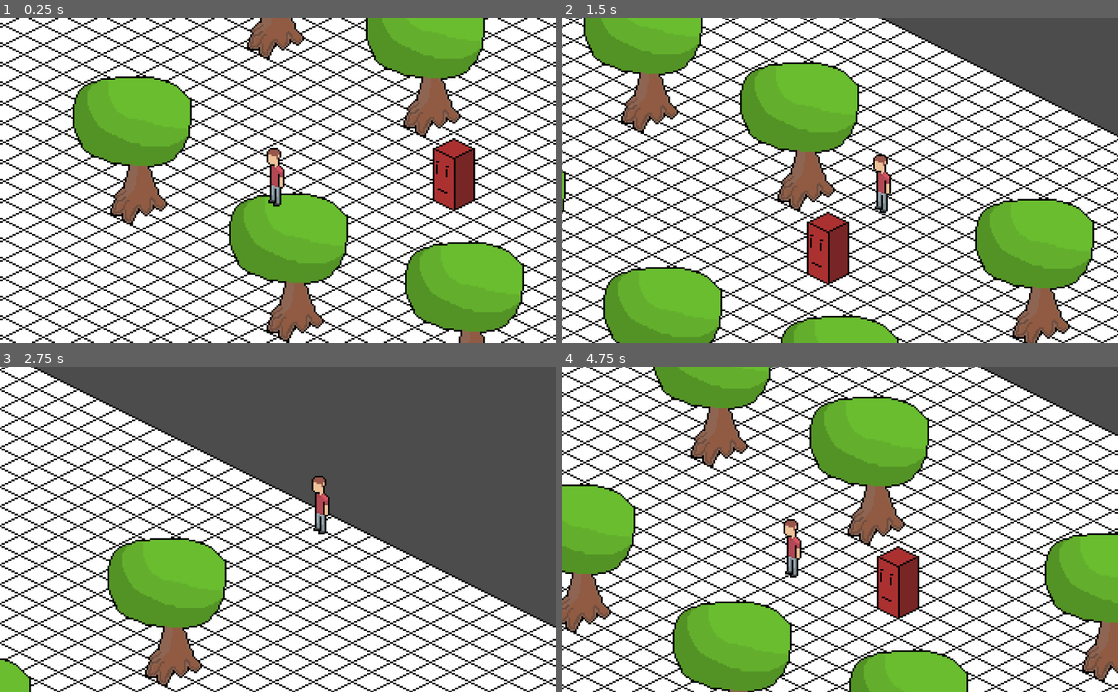
Above: before the commit, frames 1-4 (two rows, left to right).
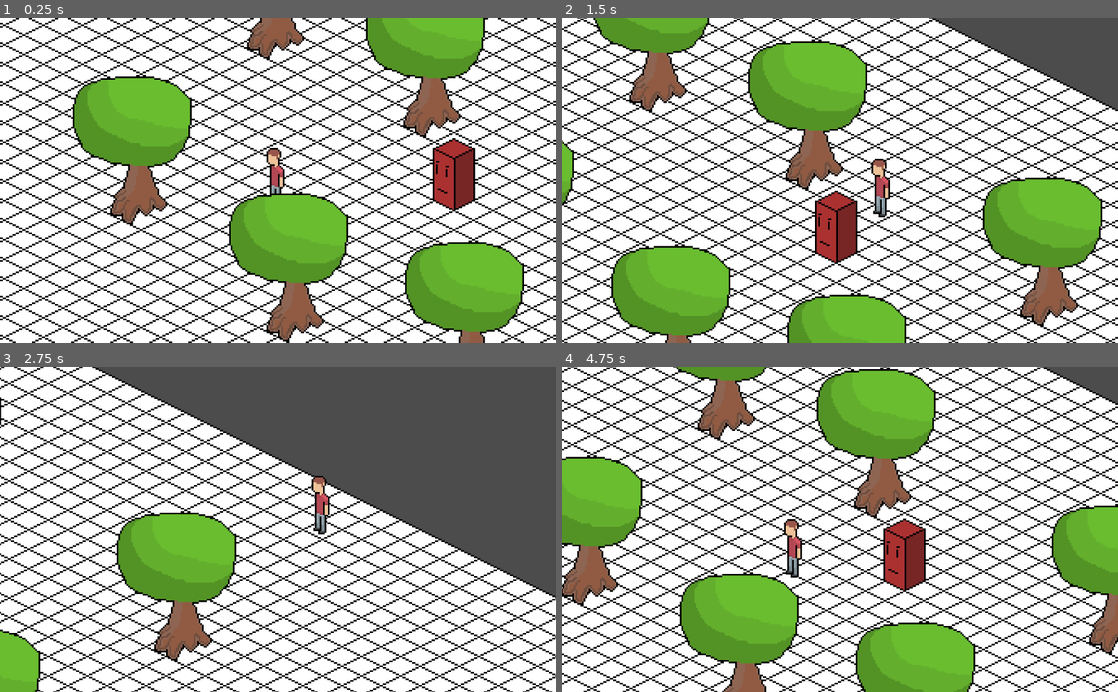
Above: after the commit, the same moments.

Repository: TyGuy54/Game_Project
Game: Godot game, scene res://Worlds/World.tscn
Same seed, same stepped clock (60 frames per second), same inputs: the game is played once before the commit and once after it. The project has no main scene, so this scene is started directly.
Inputs:
- Up to frame 1 (0.25 s): no input
- Up to frame 2 (1.5 s): tap Enter at 0.5 s; hold Right (ui_right) 0.53-1.28 s; hold Space (attack) 0.53-1.28 s; hold Down (ui_down) from 1.28 s (still down); tap Space (attack) at 1.35 s
- Up to frame 3 (2.75 s): release Down (ui_down) at 2.03 s; hold Right (ui_right) from 2.03 s (still down); hold Space (attack) from 2.03 s (still down)
- Up to frame 4 (4.75 s): release Right (ui_right) at 2.78 s; release Space (attack) at 2.78 s; hold Up (ui_up) 2.78-3.53 s; tap Space (attack) at 2.85, 4.35 s; hold Space (attack) 3.53-4.28 s; hold Left (ui_left) from 3.53 s (still down)

The runs differ from the first frame. In frame 1, less than 0.1% of the frame differs, in the area x 48-51%, y 53-59%; in frame 2, 48%; in frame 3, 34%; in frame 4, 54%, in the area x 0-100%, y 0-100%.

Commit message:
added YSorting kinda, theres still some bugs

Diff:
--- a/Isometric Game Project/Worlds/World.tscn
+++ b/Isometric Game Project/Worlds/World.tscn
@@ -17,6 +17,9 @@
 
 [sub_resource type="ConvexPolygonShape2D" id=6]
 points = PoolVector2Array( 11, 9, 11, 24, 6, 24, 6, 8 )
+
+[sub_resource type="ConvexPolygonShape2D" id=7]
+points = PoolVector2Array( 61.003, 66.5098, 68.4451, 78.6033, 64.7241, 83.2547, 59.375, 80.4639, 55.8865, 85.5804, 50.5374, 82.7896, 45.4209, 89.9992, 33.3274, 84.8827, 36.5833, 70.9286 )
 
 [sub_resource type="TileSet" id=2]
 0/name = "white_tile1.png 0"
@@ -96,9 +99,16 @@
 3/navigation_offset = Vector2( 0, 0 )
 3/shape_offset = Vector2( 0, 0 )
 3/shape_transform = Transform2D( 1, 0, 0, 1, 0, 0 )
+3/shape = SubResource( 7 )
 3/shape_one_way = false
-3/shape_one_way_margin = 0.0
-3/shapes = [  ]
+3/shape_one_way_margin = 1.0
+3/shapes = [ {
+"autotile_coord": Vector2( 0, 0 ),
+"one_way": false,
+"one_way_margin": 1.0,
+"shape": SubResource( 7 ),
+"shape_transform": Transform2D( 1, 0, 0, 1, 0, 0 )
+} ]
 3/z_index = 0
 
 [node name="World" type="Node2D"]
@@ -115,7 +125,13 @@
 12"
 }
 
-[node name="Wall" type="TileMap" parent="."]
+[node name="Player" parent="." instance=ExtResource( 3 )]
+position = Vector2( 76, 100 )
+speed = 150
+
+[node name="YSort" type="YSort" parent="."]
+
+[node name="Wall" type="TileMap" parent="YSort"]
 mode = 1
 tile_set = SubResource( 2 )
 cell_size = Vector2( 24, 12 )
@@ -128,10 +144,8 @@
 12"
 }
 
-[node name="Player" parent="." instance=ExtResource( 3 )]
-position = Vector2( 76, 100 )
-speed = 150
+[node name="YSort2" type="YSort" parent="."]
 
-[node name="test_dummy" parent="." instance=ExtResource( 4 )]
+[node name="test_dummy" parent="YSort2" instance=ExtResource( 4 )]
 position = Vector2( 185, 94 )
 z_as_relative = false
Not shown: 1 places in Isometric Game Project/Worlds/World.tscn that only renumber resources
